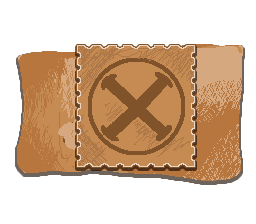
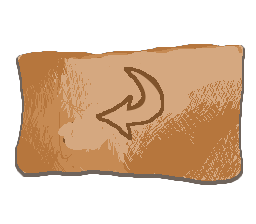
Layer changes from the first 256 x 224 image to the second:
hid "Elipse 1" over [77, 45, 195, 167]
